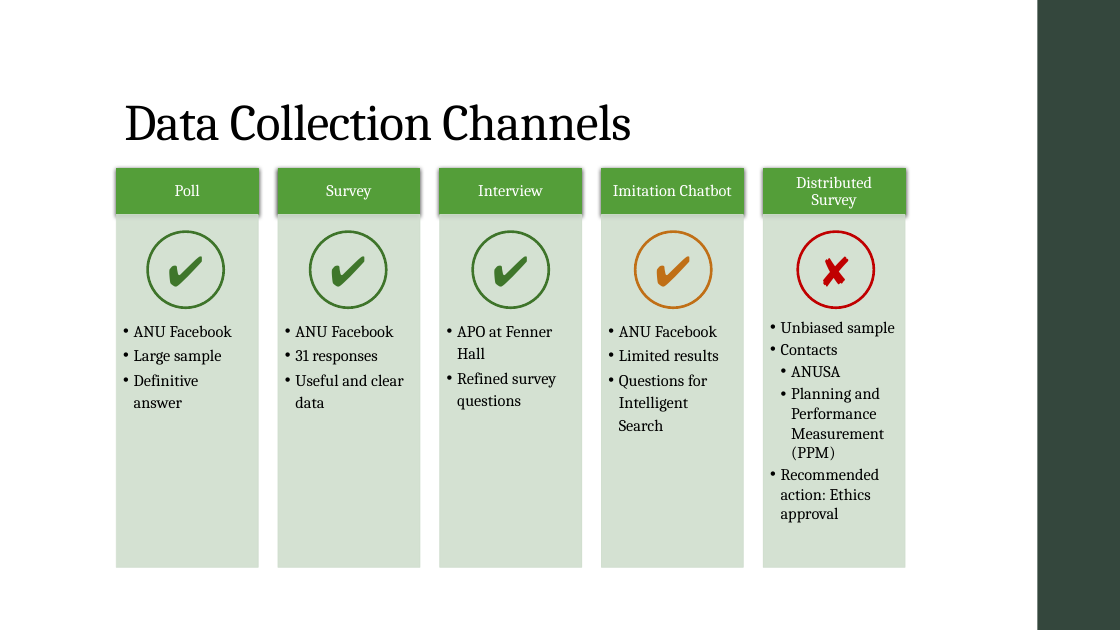
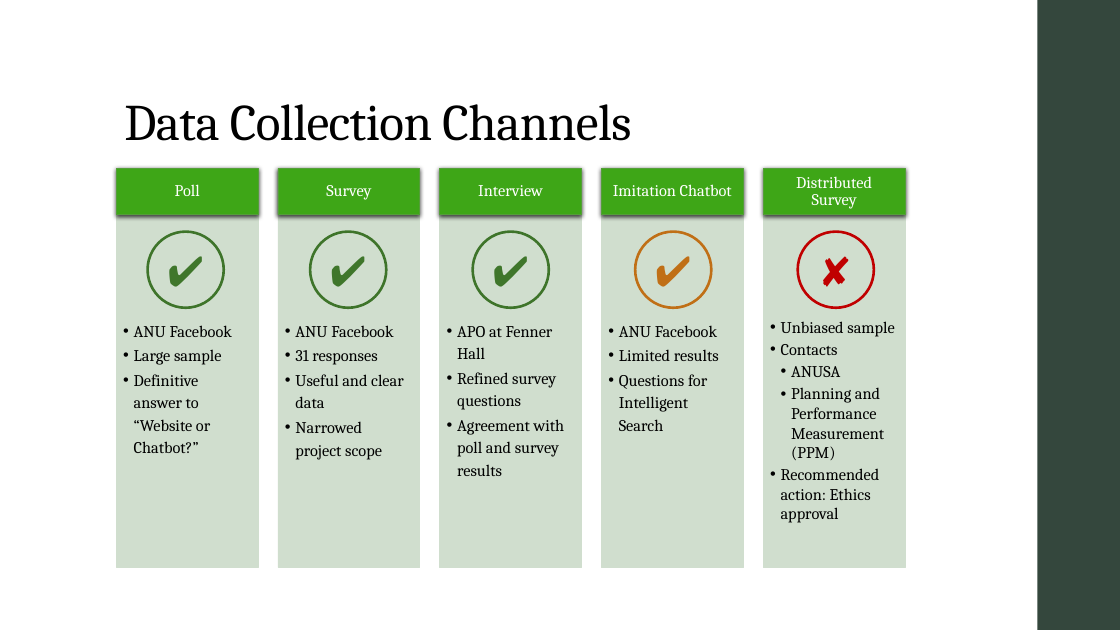
Before and after one commit to AICourseSelection/courseai, a slide deck: slide 4 of Documentation/Audit_2/Powerpoint/Audit_Presentation.pptx. Drawn at 1120x630 pixels with LibreOffice and Linux fonts; fonts in the diff are those of the drawing. Boxes give left, top, right and bottom in pixels: in the first picture for what was removed or moved away, otherwise in the second. Text is boxed around its words. In the diff, an @@ line names an element or a change of style, - is before the commit and + after.

Commit message:
Audit 2 Presentation: Poll result

```diff
--- a/Documentation/Audit_2/Powerpoint/Audit_Presentation.pptx
+++ b/Documentation/Audit_2/Powerpoint/Audit_Presentation.pptx
@@ freeform shape added at <box>116,168,258,214</box>, fill #3EA618, outline #549E39 0.75 pt, 14 pt, text #FFFFFF @@
+Poll
@@ freeform shape added at <box>278,168,420,214</box>, fill #3EA618, outline #549E39 0.75 pt, 14 pt, text #FFFFFF @@
+Survey
@@ freeform shape added at <box>440,168,582,214</box>, fill #3EA618, outline #549E39 0.75 pt, 14 pt, text #FFFFFF @@
+Interview
@@ freeform shape added at <box>602,168,744,214</box>, fill #3EA618, outline #549E39 0.75 pt, 14 pt, text #FFFFFF @@
+Imitation Chatbot
@@ freeform shape added at <box>764,168,906,214</box>, fill #3EA618, outline #549E39 0.75 pt, 14 pt, text #FFFFFF @@
+Distributed Survey
@@ freeform shape added at <box>116,215,258,568</box>, fill #D1DFCE at 90% opacity, outline #D1DFCE 0.75 pt, 14 pt, text #000000 @@
+  •• ANU Facebook
+  •• Large sample
+  •• Definitive answer to
+     “Website or Chatbot?”
@@ freeform shape added at <box>278,215,420,568</box>, fill #D1DFCE at 90% opacity, outline #D1DFCE 0.75 pt, 14 pt, text #000000 @@
+  •• ANU Facebook
+  •• 31 responses
+  •• Useful and clear data
+  •• Narrowed project scope
@@ freeform shape added at <box>440,215,582,568</box>, fill #D1DFCE at 90% opacity, outline #D1DFCE 0.75 pt, 14 pt, text #000000 @@
+  •• APO at Fenner Hall
+  •• Refined survey questions
+  •• Agreement with poll and survey results
@@ freeform shape added at <box>602,215,744,568</box>, fill #D1DFCE at 90% opacity, outline #D1DFCE 0.75 pt, 14 pt, text #000000 @@
+  •• ANU Facebook
+  •• Limited results
+  •• Questions for Intelligent Search
@@ group removed at <box>116,168,906,568</box>: 10 rectangles, 6 texts @@
-Poll
-  •• ANU Facebook
-  •• Large sample
-  •• Definitive answer
-Survey
-Interview
-Imitation Chatbot
-Distributed Survey
@@ freeform shape added at <box>764,215,906,568</box>, fill #D1DFCE at 90% opacity, outline #D1DFCE 0.75 pt, 14 pt, text #000000 @@
+  •• Unbiased sample
+  •• Contacts
+    •• ANUSA
+    •• Planning and Performance Measurement (PPM)
+  •• Recommended action: Ethics approval
```
Also in this commit, not shown: 6 other slides changed, 1 slide added.
